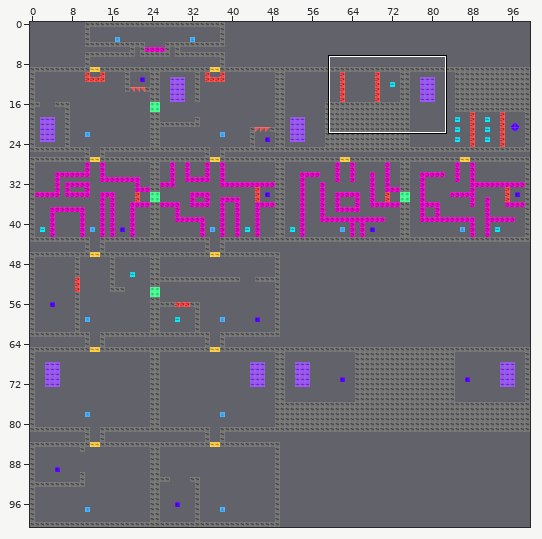
Tiled map: x64/Debug/Assets/Map/PlayMap/Map.tmx. The first picture is a wide view before the edit; the outline marks the close-up.
Close-up. The starting point:
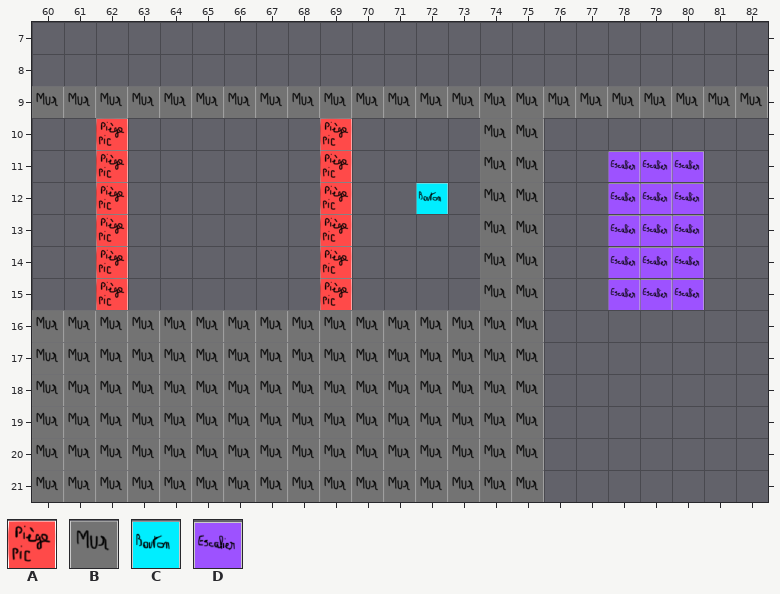
Cells are 64x64 px. Shown: x 60..82, y 7..21. The commit also changed other parts of the map, which this record leaves out.
Key: from "Gabarit_LD_64px_2D_Plateformer": A 64, B 80, C 128, D 144.
_ is an empty cell.
Layer "Calque de Tuiles 1" before, first column x 60:
 7 _______________________
 8 _______________________
 9 BBBBBBBBBBBBBBBBBBBBBBB
10 __A______A____BB_______
11 __A______A____BB__DDD__
12 __A______A__C_BB__DDD__
13 __A______A____BB__DDD__
14 __A______A____BB__DDD__
15 __A______A____BB__DDD__
16 BBBBBBBBBBBBBBBB_______
17 BBBBBBBBBBBBBBBB_______
18 BBBBBBBBBBBBBBBB_______
19 BBBBBBBBBBBBBBBB_______
20 BBBBBBBBBBBBBBBB_______
21 BBBBBBBBBBBBBBBB_______
The same view after the edit:
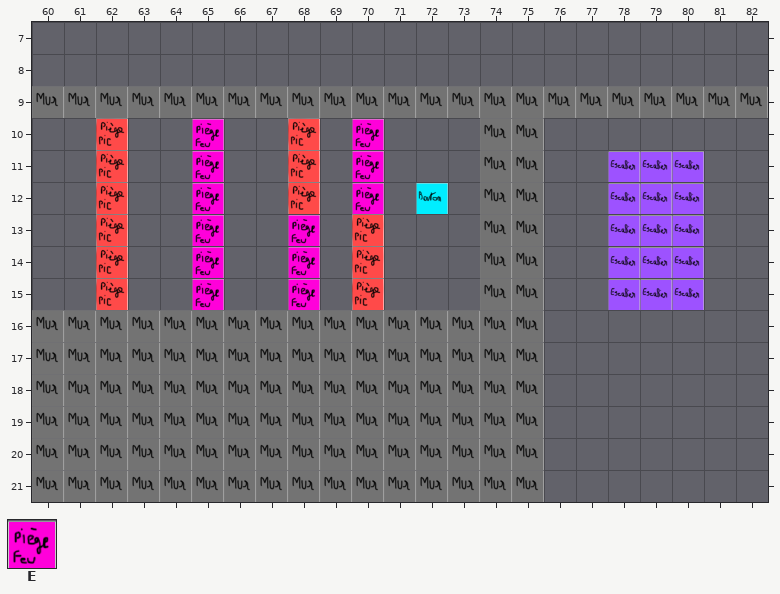
Further tiles: from "Gabarit_LD_64px_2D_Plateformer": E 96.
Changes in this commit:
Changed rows in their new state; . is an unchanged cell.
Layer "Calque de Tuiles 1":
first column x 65:
10 E..A_E
11 E..A_E
12 E..A_E
13 E..E_A
14 E..E_A
15 E..E_A
Pixel boxes of the changes (left, top, right, bottom) in both close-ups:
added: (192, 119, 224, 310)
changed: (288, 118, 384, 310)
